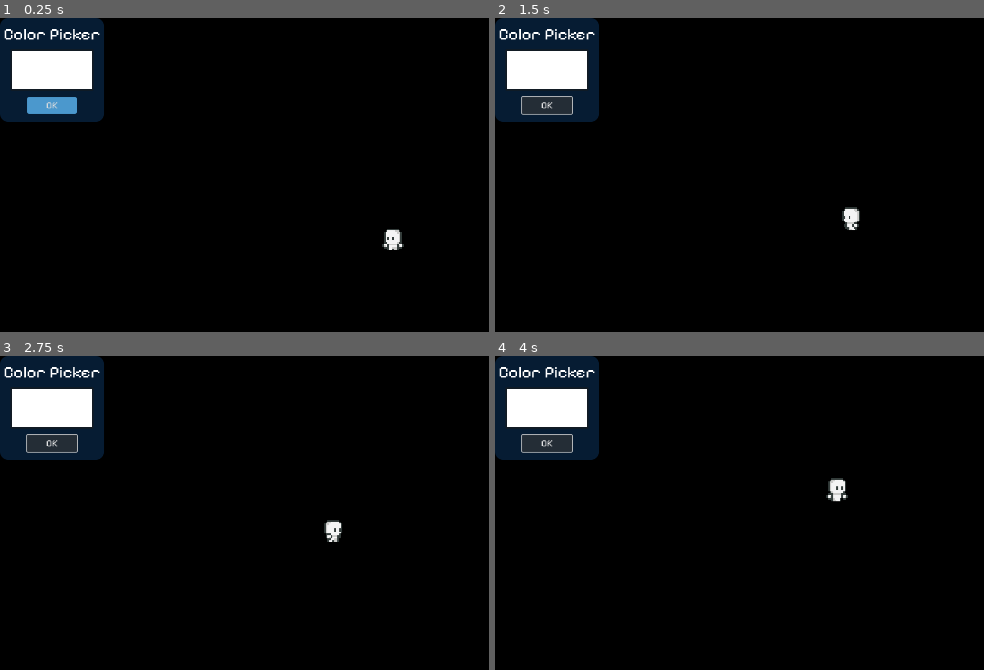
Above: before the commit, frames 1-4 (two rows, left to right).
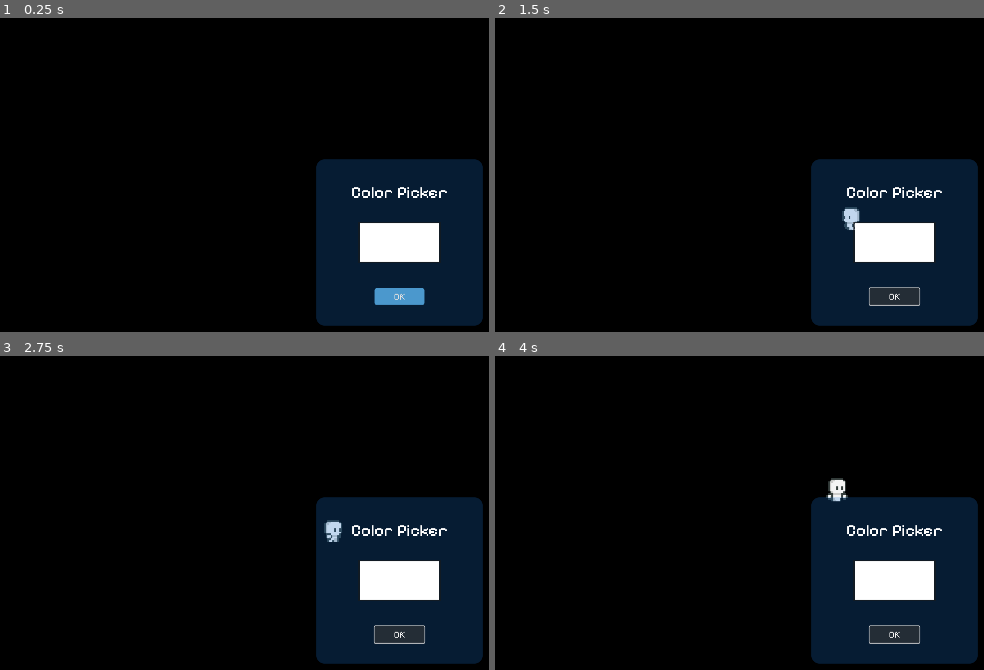
Above: after the commit, the same moments.

Repository: Kittenkween11/Desktop-Pet
Game: Godot game, scene res://Scenes/main.tscn
Two runs of this game, one before a commit and one after it. Both use one fixed random seed, a clock stepped at 60 frames per second and the inputs below.
Inputs:
- Up to frame 1 (0.25 s): no input
- Up to frame 2 (1.5 s): click "OK" at 0.5 s; click "OK" at 1.25 s
- Up to frame 3 (2.75 s): click "OK" at 2 s
- Up to frame 4 (4 s): no input

The runs differ from the first frame. In frame 1, 25% of the frame differs, in the area x 0-99%, y 0-99%; in frame 2, 25%; in frame 3, 25%; in frame 4, 25%.

Commit message:
fixed ui more

Diff:
--- a/Scenes/customization_menu.tscn
+++ b/Scenes/customization_menu.tscn
@@ -52,8 +52,6 @@
 anchors_preset = 15
 anchor_right = 1.0
 anchor_bottom = 1.0
-offset_right = -1920.0
-offset_bottom = -1080.0
 grow_horizontal = 2
 grow_vertical = 2
 size_flags_horizontal = 4
@@ -66,8 +64,6 @@
 anchors_preset = 15
 anchor_right = 1.0
 anchor_bottom = 1.0
-offset_right = 250.0
-offset_bottom = 250.0
 grow_horizontal = 2
 grow_vertical = 2
 theme_override_constants/separation = 15
@@ -75,7 +71,7 @@
 
 [node name="Panel" type="Panel" parent="VBoxContainer"]
 self_modulate = Color(0.24705882, 0.6784314, 1, 0.40392157)
-custom_minimum_size = Vector2(250, 250)
+custom_minimum_size = Vector2(400, 400)
 layout_mode = 2
 size_flags_horizontal = 4
 size_flags_vertical = 4
@@ -88,9 +84,9 @@
 anchor_left = 0.5
 anchor_right = 0.5
 offset_left = -125.0
-offset_top = 10.0
+offset_top = 50.0
 offset_right = 125.0
-offset_bottom = 70.00003
+offset_bottom = 110.00003
 grow_horizontal = 2
 text = "Color Picker"
 label_settings = SubResource("LabelSettings_g6o01")
@@ -122,9 +118,9 @@
 anchor_right = 0.5
 anchor_bottom = 1.0
 offset_left = -60.0
-offset_top = -60.0
+offset_top = -90.0
 offset_right = 60.0
-offset_bottom = -19.5
+offset_bottom = -50.0
 grow_horizontal = 2
 grow_vertical = 0
 theme = SubResource("Theme_gpi74")
--- a/Scenes/main.tscn
+++ b/Scenes/main.tscn
@@ -16,5 +16,5 @@
 anchor_top = 0.5
 anchor_right = 0.5
 anchor_bottom = 0.5
-offset_right = 0.0
-offset_bottom = 0.0
+offset_right = 1920.0
+offset_bottom = 1080.0
